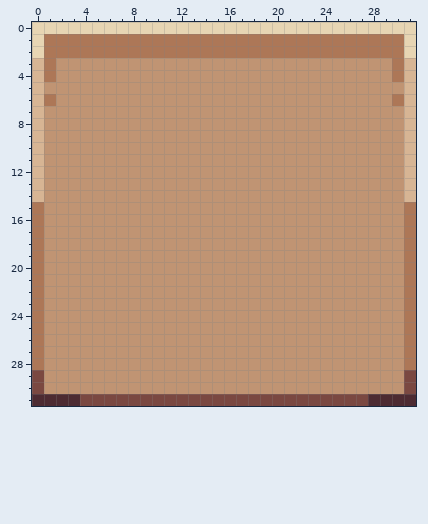
Pixel-art file: Villeon/Villeon/Assets/GUI/Slot.aseprite. Above, as it was before the edit.
32x32 pixels, 1 frame.
New version:
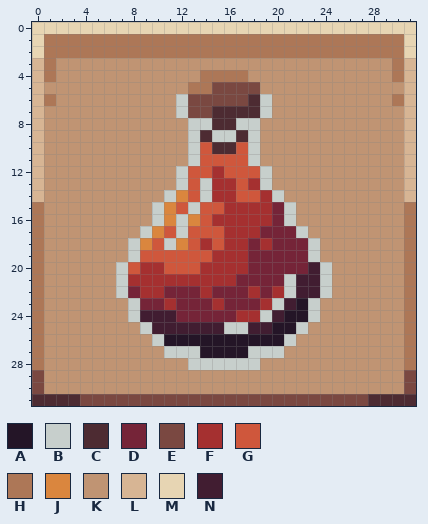
Palette (. is transparent): A #241527  B #c7cfcc  C #4d2b32  D #752438  E #7a4841  F #a53030  G #cf573c  H #ad7757  J #da863e  K #c09473  L #d7b594  M #e7d5b3  N #411d31
From old to new:
{"change": "layer \"Fluidv2\" added"}
{"change": "layer \"Korc\" added"}
{"change": "layer \"item\" added"}
{"where": "layers \"item\", \"Korc\", \"Fluidv2\""}
{"y":4,"x":14,"old":"KKKK","new":"HHHH"}
{"y":5,"x":13,"old":"KKKKKK","new":"HHEEEE"}
{"y":6,"x":12,"old":"KKKKKKKK","new":"BEEEEECB"}
{"y":7,"x":12,"old":"KKKKKKKK","new":"BEECCCCB"}
{"y":8,"x":13,"old":"KKKKKK","new":"BBCCBB"}
{"y":9,"x":13,"old":"KKKKKK","new":"BCBBCB"}
{"y":10,"x":13,"old":"KKKKKK","new":"BGCCGB"}
{"y":11,"x":13,"old":"KKKKKK","new":"BGGGGB"}
{"y":12,"x":12,"old":"KKKKKKKK","new":"BGGFGGGB"}
{"y":13,"x":12,"old":"KKKKKKKK","new":"BGBFFGFB"}
{"y":14,"x":11,"old":"KKKKKKKKKK","new":"BJGBFFGGFB"}
{"y":15,"x":10,"old":"KKKKKKKKKKKK","new":"BJGBGGFFFFDB"}
{"y":16,"x":10,"old":"KKKKKKKKKKKK","new":"BJBJGFFFFFDB"}
{"y":17,"x":9,"old":"KKKKKKKKKKKKKK","new":"BJGBGGGFFFDDDB"}
{"y":18,"x":8,"old":"KKKKKKKKKKKKKKKK","new":"BJGBJGFGFFDFDDDB"}
{"y":19,"x":8,"old":"KKKKKKKKKKKKKKKK","new":"BGGGGGGFFFDDDDDB"}
{"y":20,"x":7,"old":"KKKKKKKKKKKKKKKKKK","new":"BGFFGGGFFFFDDDDDNB"}
{"y":21,"x":7,"old":"KKKKKKKKKKKKKKKKKK","new":"BFFFFFFFFFDDDDBNNB"}
{"y":22,"x":7,"old":"KKKKKKKKKKKKKKKKKK","new":"BDFFDDDFDDDFDFBNNB"}
{"y":23,"x":8,"old":"KKKKKKKKKKKKKKKK","new":"BDDFDDDFDDDFBNAB"}
{"y":24,"x":8,"old":"KKKKKKKKKKKKKKKK","new":"BNNNDDDDDFFBNAAB"}
{"y":25,"x":9,"old":"KKKKKKKKKKKKKK","new":"BNNNNNNBBNNAAB"}
{"y":26,"x":10,"old":"KKKKKKKKKKKK","new":"BAAAAAAAAAAB"}
{"y":27,"x":11,"old":"KKKKKKKKKK","new":"BBBAAAABBB"}
{"y":28,"x":13,"old":"KKKKKK","new":"BBBBBB"}
